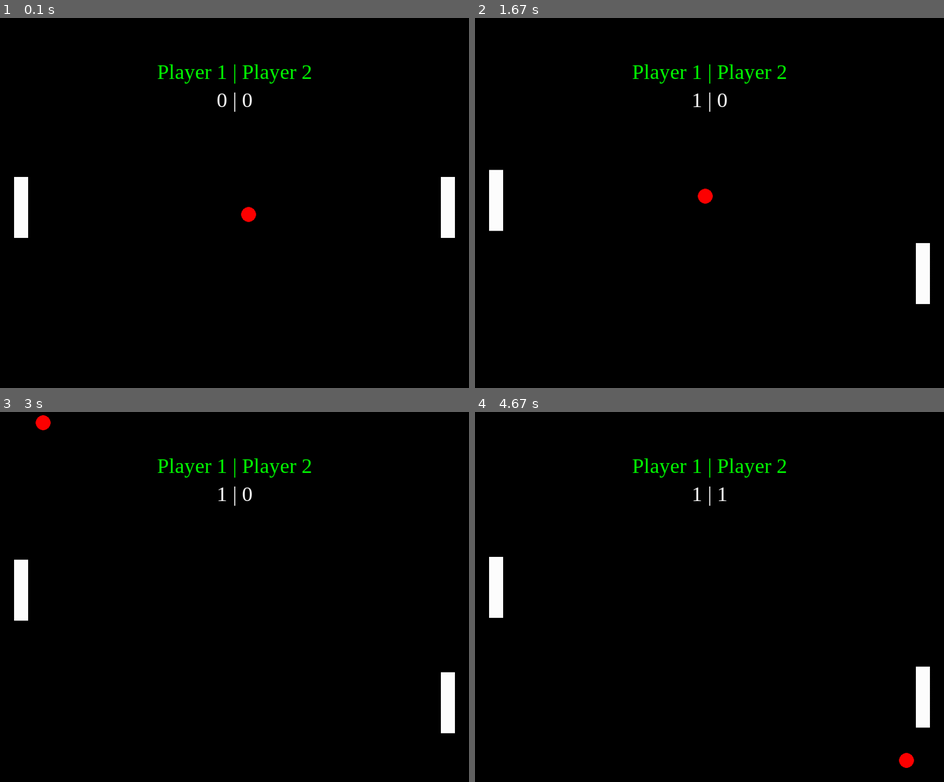
Above: before the commit, frames 1-4 (two rows, left to right).
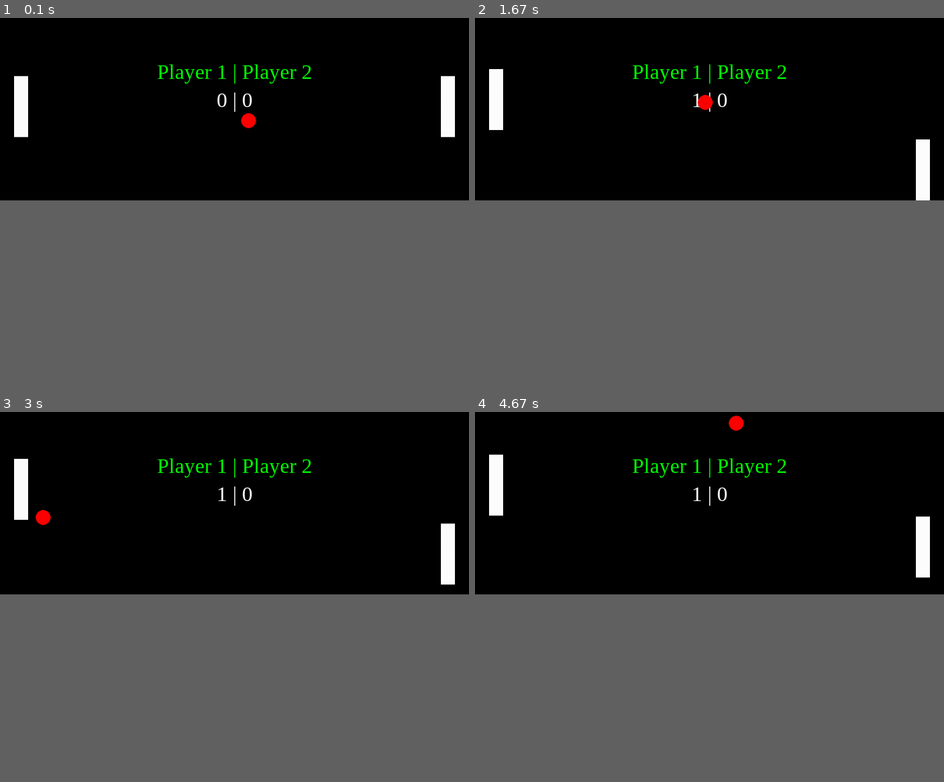
Above: after the commit, the same moments.

Repository: angamadev/Juego_Pong
Game: pygame game, started from Arcade_pong_Pygame.py
Two runs of this game, one before a commit and one after it. Both use one fixed random seed, a clock stepped at 60 frames per second and the inputs below.
Inputs:
- Up to frame 1 (0.1 s): no input
- Up to frame 2 (1.67 s): hold Down 0.33-0.8 s; hold Up 0.83-1.2 s; hold W 0.83-1.2 s; hold Down 1.23-1.6 s; hold S 1.23-1.6 s; hold Up from 1.63 s (still down); hold W from 1.63 s (still down)
- Up to frame 3 (3 s): release Up at 1.93 s; release W at 1.93 s; hold Down 1.97-2.27 s; hold S 1.97-2.27 s; hold Up 2.3-2.67 s; hold W 2.3-2.67 s; hold Down from 2.7 s (still down); hold S from 2.7 s (still down)
- Up to frame 4 (4.67 s): release Down at 3.07 s; release S at 3.07 s; hold Up 3.1-3.4 s; hold W 3.1-3.4 s; hold Down 3.43-3.73 s; hold S 3.43-3.73 s; hold Up 3.77-4.13 s; hold W 3.77-4.13 s; hold Down 4.17-4.53 s; hold S 4.17-4.53 s; hold Up from 4.57 s (still down); hold W from 4.57 s (still down)
In our replay, the window is 900x720 before the commit and 900x360 after it. These sizes can differ from the game's own. Grey fills any space a smaller window leaves; there, only what the larger window draws over its background counts as a difference.

The runs differ from the first frame. In frame 1, 2.2% of the frame differs, in the area x 3-97%, y 15-60%; in frame 2, 2.2%; in frame 3, 2.2%; in frame 4, 2.3%, in the area x 3-97%, y 0-97%.

Commit message:
Actualizado el juego y creando el Readme para GITHUB

Diff:
--- a/Arcade_pong_Pygame.py
+++ b/Arcade_pong_Pygame.py
@@ -1,7 +1,3 @@
-# Este archivo lo mandop a Bienvenido para comprobar que hago biem un commit en una rama nueva
-
-
-
 # Juego de Pong con Pygame
 
 # importar modulos y los iniciamos
@@ -43,7 +39,7 @@
 
 # Damos tañaño a la ventana
 SCREEN_ANCHO = 1000
-SCREEN_ALTO = 800
+SCREEN_ALTO = 400
 size = (SCREEN_ANCHO,SCREEN_ALTO)
 screen = pygame.display.set_mode(size)
 center_x = (SCREEN_ANCHO // 2)
@@ -52,16 +48,21 @@
 # Definir reloj
 clock = pygame.time.Clock()
 
-# Cefinimos paleta de los jugadores
-paleta1 = Player(30,350,30,130)
-paleta2 = Player(940,350,30,130)
+# Definimos paleta de los jugadores
+paleta1 = Player(30,((SCREEN_ALTO // 2)-65),30,130)
+paleta2 = Player((SCREEN_ANCHO - 60),((SCREEN_ALTO // 2)-65),30,130)
 
 # definimos velocidad de las paletas
 speed_paleta1 = paleta1.movimiento(0,0)
 speed_paleta2 = paleta2.movimiento(0,0)
 
 # Creamos pelota
-pelota1 = Pelota(500,400,3,3)
+speed_pelota_x = 3
+speed_pelota_y = 3
+pelota1 = Pelota((SCREEN_ANCHO // 2),(SCREEN_ALTO // 2),speed_pelota_x,speed_pelota_y)
+
+# Definimos los numeros de goles por victoria
+goal_winner = 10
 
 # Inicializamos los Marcadores
 score_player1 = 0
@@ -98,11 +99,11 @@
                 paleta2.speed_y = 3
 
             # Colision paletas en suelo
-            if paleta1.cord_y > 680 or paleta2.cord_y > 680:
-                if paleta1.cord_y >= 680:
-                    paleta1.cord_y = 680
-                if paleta2.cord_y >= 680:
-                    paleta2.cord_y = 680
+            if paleta1.cord_y + paleta1.alto > SCREEN_ALTO or paleta2.cord_y + paleta2.alto > SCREEN_ALTO:
+                if paleta1.cord_y + paleta1.alto >= SCREEN_ALTO:
+                    paleta1.cord_y = SCREEN_ALTO - paleta1.alto
+                if paleta2.cord_y + paleta2.alto >= SCREEN_ALTO:
+                    paleta2.cord_y = SCREEN_ALTO - paleta2.alto
 
             # Colision de paletas en techo
             if paleta1.cord_y < 0 or paleta2.cord_y < 0:
@@ -120,54 +121,55 @@
             if event.key == pygame.K_s:
                 paleta1.speed_y = 0
 
-             # Player2
+            # Player2
             if event.key == pygame.K_UP:
                 paleta2.speed_y = 0
             if event.key == pygame.K_DOWN:
                 paleta2.speed_y = 0
 
-        pygame.key. set_repeat (10)
+        pygame.key. set_repeat (goal_winner)
 
         # Sumar o restar el movimiento para cambiar de posicion las paletas
         paleta1.cord_y += paleta1.speed_y
         paleta2.cord_y += paleta2.speed_y
 
     # Movimiento Pelota
+    total_score = score_player1 + score_player2
     pelota1.cord_x_pelota += pelota1.speed_x_pelota
     pelota1.cord_y_pelota += pelota1.speed_y_pelota
 
     # Colisiones de pelota contra techo y suelo
-    if pelota1.cord_y_pelota > 784 or pelota1.cord_y_pelota < 16:
+    if pelota1.cord_y_pelota > (SCREEN_ALTO - 16) or pelota1.cord_y_pelota < 16:
         pelota1.speed_y_pelota = pelota1.speed_y_pelota * (-1)
 
-     # Si pelota toca con las paredes izq o derecha
-    if pelota1.cord_x_pelota > 984 or pelota1.cord_x_pelota < 16:
-
-        # Si toca la pared Derecha sumar 1 punto a el marcador del jugador 1
-        if pelota1.cord_x_pelota > 984:
+    # Si pelota toca con las paredes izq o derecha
+    if pelota1.cord_x_pelota > (SCREEN_ANCHO - 16) or pelota1.cord_x_pelota < 16:
+
+        # Si toca la pared Derecha sumar 1 gol a el marcador del jugador 1
+        if pelota1.cord_x_pelota > (SCREEN_ANCHO - 16):
             score_player1 += 1
-        # Si toca la pared Izquierda sumar 1 punto a el marcador del jugador 2
+        # Si toca la pared Izquierda sumar 1 gol a el marcador del jugador 2
         if pelota1.cord_x_pelota < 16:
             score_player2 += 1
 
-        # Mostrar el ganador si suma un total de 5 puntos
-        if score_player1 == 5 or score_player2 == 5:
+        # Mostrar el ganador si suma un total de Variable(goal_winner) goles
+        if score_player1 == goal_winner or score_player2 == goal_winner:
             game_over = True
 
-            # Si jugador 1 suma 5 puntos gana la partida
-            if score_player1 == 5:
+            # Si jugador 1 suma Variable(goal_winner) goles gana la partida
+            if score_player1 == goal_winner:
                 winner = "Winner PLAYER 1"
 
-            # Si jugador 2 suma 5 puntos gana la partida
-            if score_player2 == 5:
+            # Si jugador 2 suma Variable(goal_winner) goles gana la partida
+            if score_player2 == goal_winner:
                 winner = "Winner PLAYER 2"
 
         # Cambio de direccion (rebota) la pelota si choca contra la paleta de cualquier jugador
         pelota1.speed_x_pelota = pelota1.speed_x_pelota * (-1)
 
         # Posiciono la pelota en el centro de pantalla
-        pelota1.cord_x_pelota = 500
-        pelota1.cord_y_pelota = 400
+        pelota1.cord_x_pelota = (SCREEN_ANCHO // 2)
+        pelota1.cord_y_pelota = (SCREEN_ALTO // 2)
 
         # Pausa de algun segundo para continuar
         pygame.event.wait(1000)
Not shown, added: readme.md
Not shown, added: requirements.txt
